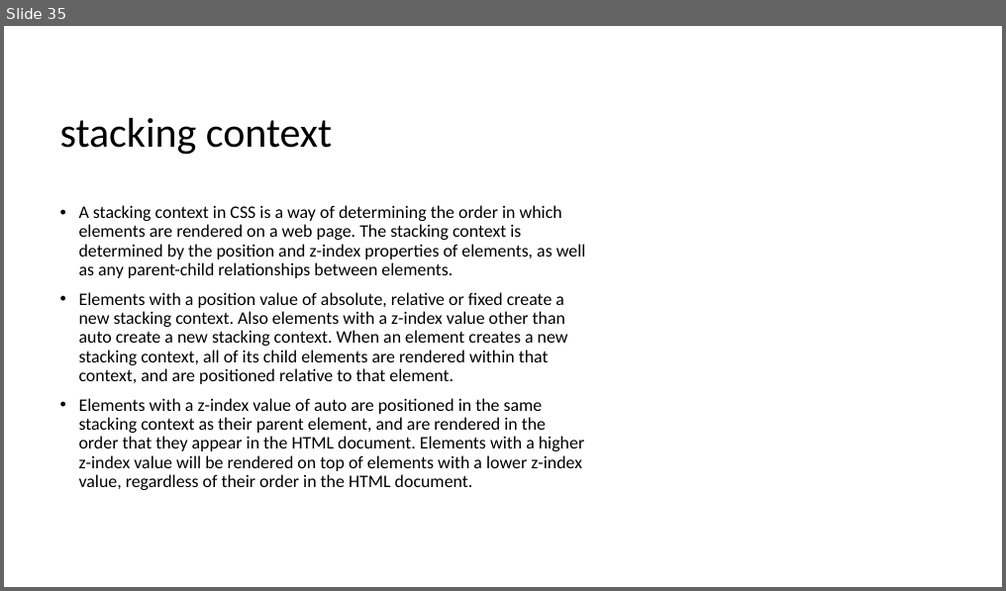
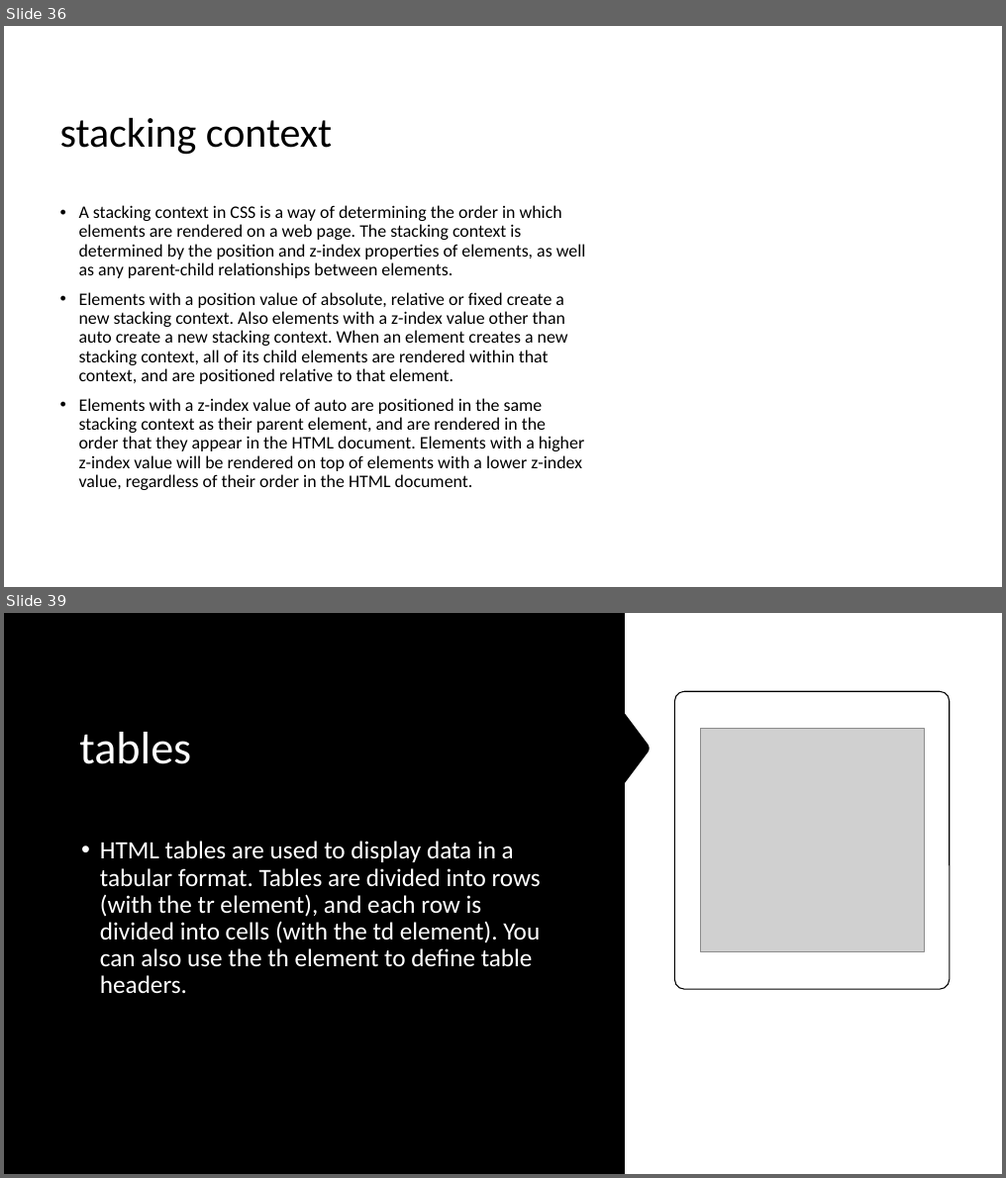
Before and after one commit to 1shaked/full-stack, a slide deck: 4ass/main4.pptx. Shown one above the other, each under a label of ours: slide 35 before the commit, slides 36 and 39 after it; the slides between them are not shown. The pictures are 1006x591 and 1006x1178 pixels, drawn with LibreOffice and Linux fonts; fonts in the diff are those of the drawing; grey boxes stand for pictures; background and template pictures are left out. Boxes give left, top, right and bottom in pixels: in the first picture for what was removed or moved away, otherwise in the second. Text is boxed around its words. In the diff, an @@ line names an element or a change of style, - is before the commit and + after.

```diff
--- a/4ass/main4.pptx
+++ b/4ass/main4.pptx
@@ slide 39 added at [4, 613, 1002, 1174], background #000000 @@
@@ freeform shape added at [4, 613, 649, 1174], fill #000000 @@
@@ rectangle added at [620, 613, 1002, 1174], fill #FFFFFF @@
@@ rounded rectangle added at [675, 691, 949, 989], fill #FFFFFF, outline #000000 1 pt @@
@@ picture added at [700, 728, 924, 953] @@
@@ title added at [79, 732, 191, 764], 44 pt, text #FFFFFF @@
+tables
@@ text added at [100, 841, 541, 994], 24 pt, text #FFFFFF @@
+• HTML tables are used to display data in a tabular format. Tables are divided into rows (with the tr element), and each row is divided into cells (with the td element). You can also use the th element to define table headers.
@@ what was slide 35 is now slide 36 @@
```
Also in this commit, not shown: 2 slides changed, 6 other slides added, 20 other files.
